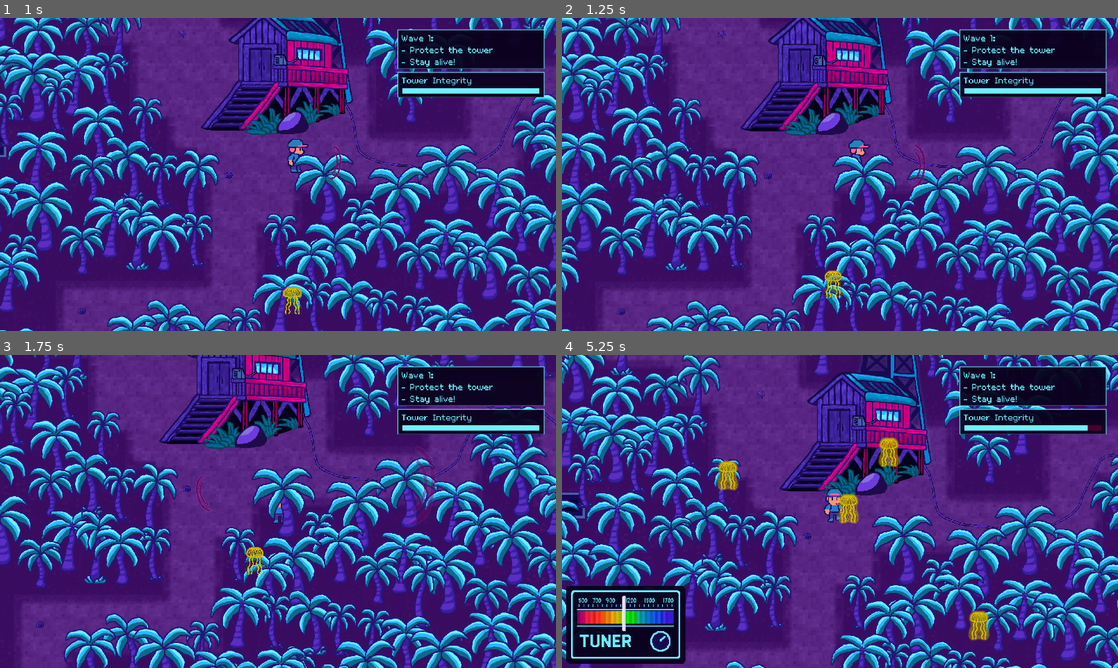
Above: before the commit, frames 1-4 (two rows, left to right).
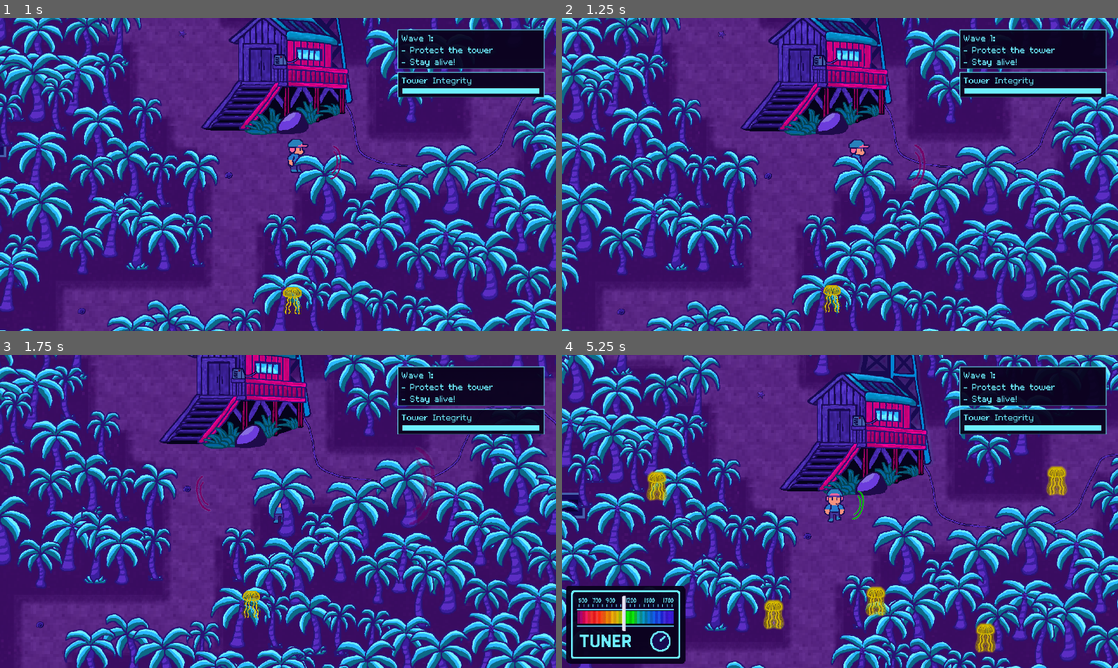
Above: after the commit, the same moments.

Repository: dougwhite/wave-length
Game: Godot game, scene res://scenes/game.tscn
Two runs of this game, one before a commit and one after it. Both use one fixed random seed, a clock stepped at 60 frames per second and the inputs below.
Inputs (mouse positions are in pixels of both pictures, inside the frame that each line leads up to):
- Up to frame 1 (1 s): tap Enter (ui_accept) at 0.5, 0.77 s; move the mouse to (400, 158) at 0.52 s; hold Right (move_right) from 0.53 s (still down); hold Shift (fine_tune) from 0.53 s (still down); click (400, 158) at 0.67 s
- Up to frame 2 (1.25 s): keep holding Right (move_right); keep holding Shift (fine_tune)
- Up to frame 3 (1.75 s): move the mouse to (166, 527) at 1.27 s; release Right (move_right) at 1.28 s; release Shift (fine_tune) at 1.28 s; hold S (move_down) from 1.28 s (still down); click (166, 527) at 1.35 s; tap Enter (ui_accept) at 1.52 s
- Up to frame 4 (5.25 s): move the mouse to (895, 442) at 2.02 s; release S (move_down) at 2.03 s; hold Right (move_right) 2.03-2.78 s; hold E (interact) 2.03-2.78 s; move the mouse to (812, 574) at 2.77 s; hold Up (move_up) 2.78-3.53 s; tap 1 (tune_1) at 2.85 s; click (812, 574) at 2.92 s; tap Enter (ui_accept) at 3.02, 3.77, 4.52 s; move the mouse to (1006, 558) at 3.52 s; hold 2 (tune_2) 3.53-4.28 s; hold Left (move_left) 3.53-5.03 s; move the mouse to (673, 464) at 4.27 s; tap 3 (tune_3) at 4.35 s; move the mouse to (867, 511) at 5.02 s; hold S (move_down) from 5.03 s (still down); hold 4 (tune_4) from 5.03 s (still down); click (867, 511) at 5.17 s

Frame 1 is identical in both runs. In frame 2, 0.3% of the frame differs, in the area x 46-51%, y 80-95%; in frame 3, 0.3%; in frame 4, 2.8%, in the area x 15-97%, y 22-96%.

Commit message:
Fix jellyfish movement speed

Diff:
--- a/scripts/enemies/jellyfish.gd
+++ b/scripts/enemies/jellyfish.gd
@@ -3,7 +3,7 @@
 @onready var alien_noise = $alien_noise
 
 @export var goal: Node2D
-@export var speed: float = 250
+@export var speed: float = 50
 @export var health: float = 5
 
 func _ready():
